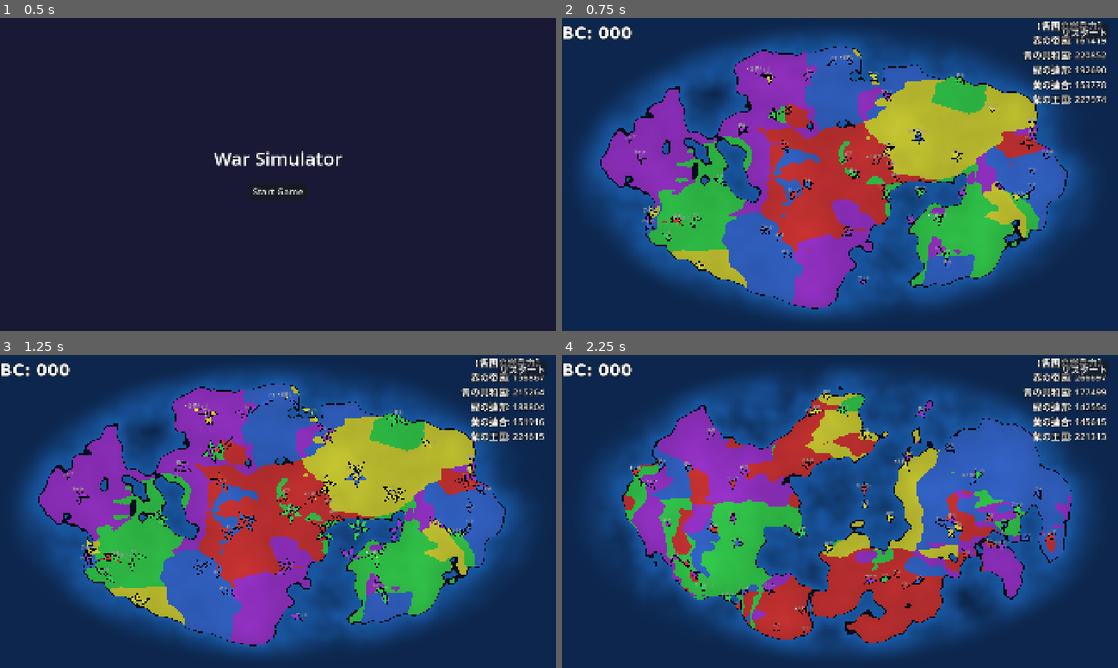
Above: before the commit, frames 1-4 (two rows, left to right).
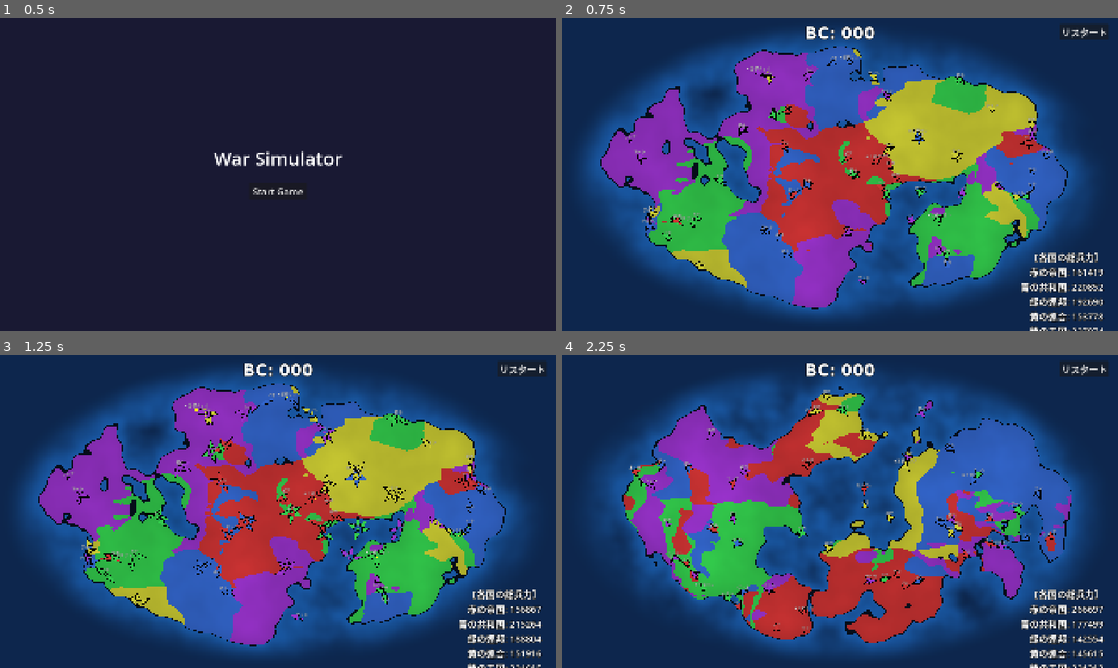
Above: after the commit, the same moments.

Repository: ateliee/war-simulator
Game: Godot game, scene res://scenes/Title.tscn
The game is run twice, just before and just after one commit, with the same random seed, the same clock (stepped at 60 frames per second) and the same inputs.
Inputs:
- Up to frame 1 (0.5 s): no input
- Up to frame 2 (0.75 s): click "Start Game" at 0.5 s
- Up to frame 3 (1.25 s): no input
- Up to frame 4 (2.25 s): click "リスタート" at 1.25 s; click "Start Game" at 2 s

Frame 1 is identical in both runs. In frame 2, 3.8% of the frame differs, in the area x 0-98%, y 1-100%; in frame 3, 3.8%; in frame 4, 3.8%.

Commit message:
refactor: clean up code formatting and update UI layout settings for improved readability

Diff:
--- a/scripts/City.gd
+++ b/scripts/City.gd
@@ -7,6 +7,7 @@
 var max_power: float = 30000.0
 var is_capital: bool = false
 
+
 func _init(_name: String, _pos: Vector2):
 	name = _name
 	position = _pos
--- a/scripts/Faction.gd
+++ b/scripts/Faction.gd
@@ -4,9 +4,11 @@
 var color: Color = Color.WHITE
 var cities: Array = []
 
+
 func _init(_name: String, _color: Color):
 	name = _name
 	color = _color
+
 
 func get_total_power() -> float:
 	var total = 0.0
@@ -14,5 +16,6 @@
 		total += c.power
 	return total
 
+
 func is_alive() -> bool:
 	return cities.size() > 0
--- a/scripts/Main.gd
+++ b/scripts/Main.gd
@@ -14,22 +14,68 @@
 var game_time: float = 0.0
 var troop_spawn_timer: float = 0.0
 
-var city_names = ["アイゼン", "ルカ", "バルド", "セルフィ", "アリア", "グラン", "オルザ", "ドラン", "メル", "リム", "ゼノ", "カリン", "ノア", "シオン", "レナ", "マリス", "ロイド", "クロウ", "レイ", "ユウ", "カイ", "ルイン", "アーク", "セシル", "ディン", "エド", "フレア", "ガイ", "ヒロ", "イオ", "ジン", "ケン", "ラン", "ミカ", "ナツ", "オト", "ピア", "クイン", "リタ", "サヤ", "タマ", "ウミ", "ヴィオ", "ワカ", "シト", "ヨミ", "ザラ"]
+var city_names = [
+	"アイゼン",
+	"ルカ",
+	"バルド",
+	"セルフィ",
+	"アリア",
+	"グラン",
+	"オルザ",
+	"ドラン",
+	"メル",
+	"リム",
+	"ゼノ",
+	"カリン",
+	"ノア",
+	"シオン",
+	"レナ",
+	"マリス",
+	"ロイド",
+	"クロウ",
+	"レイ",
+	"ユウ",
+	"カイ",
+	"ルイン",
+	"アーク",
+	"セシル",
+	"ディン",
+	"エド",
+	"フレア",
+	"ガイ",
+	"ヒロ",
+	"イオ",
+	"ジン",
+	"ケン",
+	"ラン",
+	"ミカ",
+	"ナツ",
+	"オト",
+	"ピア",
+	"クイン",
+	"リタ",
+	"サヤ",
+	"タマ",
+	"ウミ",
+	"ヴィオ",
+	"ワカ",
+	"シト",
+	"ヨミ",
+	"ザラ"
+]
 
 @onready var ui_container = CanvasLayer.new()
 @onready var faction_list_label = Label.new()
 @onready var time_label = Label.new()
 @onready var restart_btn = Button.new()
 
+
 func _ready():
 	add_child(ui_container)
 	ui_container.add_child(faction_list_label)
-	faction_list_label.set_anchors_preset(Control.PRESET_BOTTOM_RIGHT)
-	faction_list_label.grow_horizontal = Control.GROW_DIRECTION_BEGIN
-	faction_list_label.grow_vertical = Control.GROW_DIRECTION_BEGIN
+	faction_list_label.position = Vector2(1920 - 450, 1080 - 280)
+	faction_list_label.size = Vector2(400, 250)
 	faction_list_label.horizontal_alignment = HORIZONTAL_ALIGNMENT_RIGHT
-	faction_list_label.offset_right = -40
-	faction_list_label.offset_bottom = -40
 	faction_list_label.add_theme_font_size_override("font_size", 32)
 	faction_list_label.add_theme_color_override("font_color", Color.WHITE)
 	faction_list_label.add_theme_color_override("font_shadow_color", Color.BLACK)
@@ -37,13 +83,13 @@
 	faction_list_label.add_theme_color_override("font_outline_color", Color.BLACK)
 
 	ui_container.add_child(time_label)
-	time_label.set_anchors_preset(Control.PRESET_TOP_WIDE)
-	time_label.offset_top = 20
+	time_label.position = Vector2(0, 20)
+	time_label.size = Vector2(1920, 100)
 	time_label.horizontal_alignment = HORIZONTAL_ALIGNMENT_CENTER
 
 	var bold_font = SystemFont.new()
 	bold_font.font_names = PackedStringArray(["Hiragino Sans", "Yu Gothic", "Meiryo", "sans-serif"])
-	bold_font.font_weight = 700 # 太字
+	bold_font.font_weight = 700  # 太字
 	time_label.add_theme_font_override("font", bold_font)
 
 	time_label.add_theme_font_size_override("font_size", 56)
@@ -64,8 +110,10 @@
 	add_child(map_instance)
 	map_instance.setup(cities, factions, noise)
 
+
 func _on_restart_pressed():
 	get_tree().change_scene_to_file("res://scenes/Title.tscn")
+
 
 func _init_factions():
 	var red = FactionRef.new("赤の帝国", Color(0.8, 0.2, 0.2))
@@ -75,6 +123,7 @@
 	var purple = FactionRef.new("紫の王国", Color(0.6, 0.2, 0.8))
 
 	factions = [red, blue, green, yellow, purple]
+
 
 func _init_cities():
 	noise = FastNoiseLite.new()
@@ -121,6 +170,7 @@
 			cap.max_power = 60000.0
 			cap.name = "王都" + cap.name
 
+
 func _process(delta):
 	game_time += delta
 	_update_simulation(delta)
@@ -128,6 +178,7 @@
 
 	if game_time > 2.0:
 		_check_win_condition()
+
 
 func _check_win_condition():
 	var alive_factions = factions.filter(func(f): return f.is_alive())
@@ -143,6 +194,7 @@
 		set_process(false)
 		get_tree().change_scene_to_file("res://scenes/Result.tscn")
 
+
 func _update_simulation(delta):
 	for c in cities:
 		var recovery = 200.0 * delta
@@ -200,7 +252,7 @@
 				# 敵都市を継続的に削る（押し込む）
 				var dps = t.power * 0.8
 				t.target_city.power -= dps * delta
-				t.power -= dps * 0.3 * delta # 自身も損耗
+				t.power -= dps * 0.3 * delta  # 自身も損耗
 
 				if t.target_city.power <= 0:
 					_city_annexed(t.target_city, t.faction)
@@ -211,6 +263,7 @@
 
 	map_instance.update_city_powers(cities)
 	map_instance.update_active_troops(active_troops)
+
 
 func _city_annexed(defeated_city, winner_faction):
 	var old_faction = defeated_city.faction
@@ -226,6 +279,7 @@
 
 	# 占領直後は兵力をほぼゼロ(100)にし、一気に領土が広がる不自然なフラッシュを防止
 	defeated_city.power = 100.0
+
 
 func _update_ui():
 	var current_year = int(game_time)
--- a/scripts/Map.gd
+++ b/scripts/Map.gd
@@ -2,14 +2,15 @@
 
 const CityRef = preload("res://scripts/City.gd")
 const FactionRef = preload("res://scripts/Faction.gd")
-
-@onready var background = $Background
 
 var cities: Array = []
 var factions: Array = []
 var troops: Array = []
 var noise_tex: NoiseTexture2D
 var sys_font: SystemFont
+
+@onready var background = $Background
+
 
 func setup(_cities: Array, _factions: Array, _noise: FastNoiseLite):
 	cities = _cities
@@ -40,6 +41,7 @@
 
 	update_city_powers(cities)
 
+
 func update_city_powers(current_cities: Array):
 	if background.material == null:
 		return
@@ -52,11 +54,14 @@
 	background.material.set_shader_parameter("city_powers", powers_array)
 	background.material.set_shader_parameter("city_colors", color_array)
 
+
 func update_active_troops(_troops: Array):
 	troops = _troops
 
+
 func _process(_delta):
 	queue_redraw()
+
 
 func _draw():
 	var font_size = 14
@@ -73,17 +78,37 @@
 		if c.is_capital:
 			display_name = "★" + c.name
 
-		var string_size = sys_font.get_string_size(display_name, HORIZONTAL_ALIGNMENT_CENTER, -1, font_size)
+		var string_size = sys_font.get_string_size(
+			display_name, HORIZONTAL_ALIGNMENT_CENTER, -1, font_size
+		)
 		var text_pos = c.position + Vector2(-string_size.x / 2.0, -10)
 
-		draw_string_outline(sys_font, text_pos, display_name, HORIZONTAL_ALIGNMENT_CENTER, -1, font_size, 2, Color.BLACK)
-		draw_string(sys_font, text_pos, display_name, HORIZONTAL_ALIGNMENT_CENTER, -1, font_size, Color.WHITE)
+		draw_string_outline(
+			sys_font,
+			text_pos,
+			display_name,
+			HORIZONTAL_ALIGNMENT_CENTER,
+			-1,
+			font_size,
+			2,
+			Color.BLACK
+		)
+		draw_string(
+			sys_font,
+			text_pos,
+			display_name,
+			HORIZONTAL_ALIGNMENT_CENTER,
+			-1,
+			font_size,
+			Color.WHITE
+		)
 
 	# 部隊（三角）の描画
 	for t in troops:
 		# 進行方向を取得
 		var dir = (t.target_city.position - t.origin_city.position).normalized()
 		_draw_triangle(t.position, dir, t.faction.color, t.is_fighting)
+
 
 func _draw_triangle(pos: Vector2, dir: Vector2, color: Color, is_fighting: bool):
 	if dir.length() < 0.1:
@@ -108,6 +133,7 @@
 	var pts_outline = PackedVector2Array([tip, right, left, tip])
 	draw_polyline(pts_outline, Color.BLACK, 2.0)
 
+
 func get_adjacency_list() -> Array:
 	var points = PackedVector2Array()
 	for c in cities:
@@ -118,14 +144,15 @@
 
 	for i in range(0, delaunay.size(), 3):
 		var idx0 = delaunay[i]
-		var idx1 = delaunay[i+1]
-		var idx2 = delaunay[i+2]
+		var idx1 = delaunay[i + 1]
+		var idx2 = delaunay[i + 2]
 
 		_add_edge_if_gabriel(adjacency, cities[idx0], cities[idx1])
 		_add_edge_if_gabriel(adjacency, cities[idx1], cities[idx2])
 		_add_edge_if_gabriel(adjacency, cities[idx2], cities[idx0])
 
 	return adjacency
+
 
 func _add_edge_if_gabriel(adj_list: Array, c1, c2):
 	var mid = (c1.position + c2.position) / 2.0
--- a/scripts/Result.gd
+++ b/scripts/Result.gd
@@ -1,4 +1,5 @@
 extends Control
+
 
 func _ready():
 	$VBoxContainer/RestartButton.pressed.connect(_on_restart_pressed)
@@ -7,5 +8,6 @@
 	label.text = Global.winner_name + " が世界を統一した！"
 	label.add_theme_color_override("font_color", Global.winner_color)
 
+
 func _on_restart_pressed():
 	get_tree().change_scene_to_file("res://scenes/Title.tscn")
--- a/scripts/Title.gd
+++ b/scripts/Title.gd
@@ -1,7 +1,9 @@
 extends Control
+
 
 func _ready():
 	$VBoxContainer/StartButton.pressed.connect(_on_start_pressed)
 
+
 func _on_start_pressed():
 	get_tree().change_scene_to_file("res://scenes/Main.tscn")
--- a/scripts/Troop.gd
+++ b/scripts/Troop.gd
@@ -8,6 +8,7 @@
 var speed: float = 40.0
 var is_fighting: bool = false
 
+
 func _init(_faction, _origin_city, _target_city, _power: float):
 	faction = _faction
 	origin_city = _origin_city
